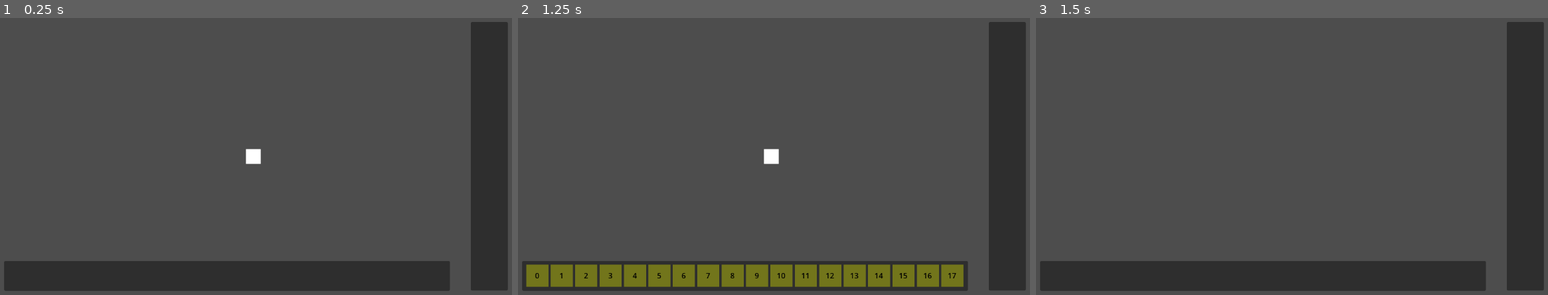
Above: before the commit, frames 1-3 (left to right).
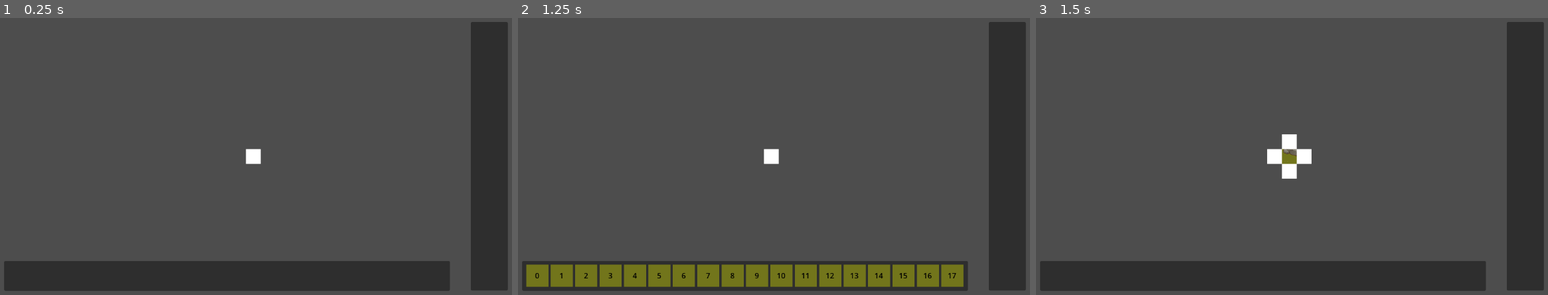
Above: after the commit, the same moments.

Repository: Sketh14/WaveFuncCollapse
Game: Godot game, scene res://Scenes/Main01.tscn
Same seed, same stepped clock (60 frames per second), same inputs: the game is played once before the commit and once after it.
Inputs (mouse positions are in pixels of both pictures, inside the frame that each line leads up to):
- Up to frame 1 (0.25 s): no input
- Up to frame 2 (1.25 s): tap Enter at 0.5 s; press the mouse at (768, 156) at 0.53 s
- Up to frame 3 (1.5 s): release the mouse at (1286, 156) at 1.25 s; click (1056, 275) at 1.27 s

Frames 1-2 are identical in both runs. In frame 3, 0.8% of the frame differs, in the area x 45-54%, y 41-59%.
Error before the commit: Invalid assignment of property or key 'visible' with value of type 'bool' on a base object of type 'PackedScene'. (res://Scripts/WaveFunctionCollapse.gd:121)

Commit message:
SuperTile Refactor | Bug Fix | Code Removal
- TileController
	(-) Comment _ready [This was the problem]

- SuperTileController
	(-) Removing index and using x,y co-ordinates

- TilePanelController
	(-) Removing index and using super tile itself

- WaveFunctionCollapse
	(-) Create a started Super Tile
	(-) Logic for creating SuperTile

Diff:
--- /dev/null
+++ b/Prefab/Tile/Big_Rock/test_tile_prefab.tscn
@@ -0,0 +1,36 @@
+[gd_scene load_steps=6 format=3 uid="uid://bws7t25k3hde4"]
+
+[ext_resource type="Script" path="res://Scripts/TileControls/TileController.gd" id="1_btpnd"]
+[ext_resource type="Texture2D" uid="uid://cr4vmeraqpd1d" path="res://Sprites/Environment/TX Tileset Grass.png" id="2_2kxox"]
+[ext_resource type="Texture2D" uid="uid://on7xocak68ox" path="res://Sprites/Environment/TX Props.png" id="3_ll7ye"]
+[ext_resource type="Script" path="res://Scripts/TileControls/TileSocket.gd" id="4_1t4ec"]
+[ext_resource type="Shape2D" uid="uid://cfglgyum6mooq" path="res://CollisionShapes/TileColShape2D.tres" id="5_dredw"]
+
+[node name="Test_TilePrefab" type="Node2D" node_paths=PackedStringArray("sprite2D", "fgSprite2D", "socketContainer")]
+script = ExtResource("1_btpnd")
+sprite2D = NodePath("TileSprite2")
+fgSprite2D = NodePath("TileSprite")
+socketContainer = NodePath("Socket")
+
+[node name="TileSprite2" type="Sprite2D" parent="."]
+texture = ExtResource("2_2kxox")
+region_enabled = true
+region_rect = Rect2(72, 52, 32, 32)
+
+[node name="TileSprite" type="Sprite2D" parent="."]
+texture = ExtResource("3_ll7ye")
+region_enabled = true
+region_rect = Rect2(0, 452, 32, 32)
+
+[node name="Socket" type="Node" parent="."]
+script = ExtResource("4_1t4ec")
+adjPosX = Array[int]([0])
+adjNegX = Array[int]([0])
+adjPosY = Array[int]([0])
+adjNegY = Array[int]([0])
+
+[node name="Area2D" type="Area2D" parent="."]
+visible = false
+
+[node name="CollisionShape2D" type="CollisionShape2D" parent="Area2D"]
+shape = ExtResource("5_dredw")
--- a/Scenes/Main01.tscn
+++ b/Scenes/Main01.tscn
@@ -1,17 +1,16 @@
-[gd_scene load_steps=46 format=3 uid="uid://b1njk8mndwsuk"]
+[gd_scene load_steps=45 format=3 uid="uid://b1njk8mndwsuk"]
 
 [ext_resource type="PackedScene" uid="uid://bui7nabcck66v" path="res://Prefab/SuperTile/SuperTilePrefab2_.tscn" id="1_6fv0g"]
 [ext_resource type="Script" path="res://Scripts/WaveFunctionCollapse.gd" id="1_427g2"]
 [ext_resource type="PackedScene" uid="uid://dmw85xn2ygshe" path="res://Prefab/Tile/Empty_TilePrefab.tscn" id="1_ng7v5"]
+[ext_resource type="Script" path="res://Scripts/Controllers/SuperTileController.gd" id="2_oahl4"]
 [ext_resource type="PackedScene" uid="uid://dja2gy701kmw7" path="res://Prefab/Tile/Big_Rock/BR_TilePrefab1.tscn" id="3_05jhd"]
-[ext_resource type="Script" path="res://Scripts/TileControls/TileController.gd" id="3_hupo5"]
-[ext_resource type="Texture2D" uid="uid://cr4vmeraqpd1d" path="res://Sprites/Environment/TX Tileset Grass.png" id="4_3ggvp"]
+[ext_resource type="PackedScene" uid="uid://bws7t25k3hde4" path="res://Prefab/Tile/Big_Rock/test_tile_prefab.tscn" id="3_e84ql"]
+[ext_resource type="Texture2D" uid="uid://ccyc8d6v8bn16" path="res://Sprites/UI/White_block.png" id="3_fijyv"]
+[ext_resource type="Shape2D" uid="uid://cfglgyum6mooq" path="res://CollisionShapes/TileColShape2D.tres" id="4_gfe8k"]
 [ext_resource type="PackedScene" uid="uid://b3cssyctexol5" path="res://Prefab/Tile/Big_Rock/BR_TilePrefab2.tscn" id="4_q2lxa"]
 [ext_resource type="PackedScene" uid="uid://c76exxauexome" path="res://Prefab/Tile/Big_Rock/BR_TilePrefab3.tscn" id="5_65i02"]
-[ext_resource type="Texture2D" uid="uid://on7xocak68ox" path="res://Sprites/Environment/TX Props.png" id="5_raebg"]
-[ext_resource type="Script" path="res://Scripts/TileControls/TileSocket.gd" id="6_3i3bp"]
 [ext_resource type="PackedScene" uid="uid://ctw05qim8p357" path="res://Prefab/Tile/Big_Rock/BR_TilePrefab4.tscn" id="6_536fc"]
-[ext_resource type="Shape2D" uid="uid://cfglgyum6mooq" path="res://CollisionShapes/TileColShape2D.tres" id="7_1dgu8"]
 [ext_resource type="PackedScene" uid="uid://dfqt8yugg5ie3" path="res://Prefab/Tile/Grass/Gr_TilePrefab1.tscn" id="7_djgam"]
 [ext_resource type="PackedScene" uid="uid://chq8pg5wb8i2e" path="res://Prefab/Tile/Grass/Gr_TilePrefab2.tscn" id="8_fegtx"]
 [ext_resource type="PackedScene" uid="uid://b1wbos7y1a7h0" path="res://Prefab/Tile/Grass/Gr_TilePrefab3.tscn" id="9_r7xw4"]
@@ -53,47 +52,28 @@
 [node name="TileHolder" type="Node" parent="."]
 
 [node name="TilePrefab" parent="TileHolder" instance=ExtResource("1_6fv0g")]
-visible = true
 
 [node name="TilePrefabsContainer" type="Node" parent="."]
 
-[node name="SuperTilePrefab2" parent="TilePrefabsContainer" instance=ExtResource("1_6fv0g")]
+[node name="SuperTilePrefab2" type="Node2D" parent="TilePrefabsContainer"]
+visible = false
+script = ExtResource("2_oahl4")
+
+[node name="Sprite2D" type="Sprite2D" parent="TilePrefabsContainer/SuperTilePrefab2"]
+scale = Vector2(0.25, 0.25)
+texture = ExtResource("3_fijyv")
+
+[node name="Area2D" type="Area2D" parent="TilePrefabsContainer/SuperTilePrefab2"]
+
+[node name="CollisionShape2D" type="CollisionShape2D" parent="TilePrefabsContainer/SuperTilePrefab2/Area2D"]
+shape = ExtResource("4_gfe8k")
 
 [node name="Empty_TilePrefab" parent="TilePrefabsContainer" instance=ExtResource("1_ng7v5")]
 visible = false
 
-[node name="Test_TilePrefab" type="Node2D" parent="TilePrefabsContainer" node_paths=PackedStringArray("sprite2D", "socketContainer")]
-visible = false
-script = ExtResource("3_hupo5")
-sprite2D = NodePath("../Big_Rock/BR_TilePrefab/TileSprite")
-socketContainer = NodePath("../Big_Rock/BR_TilePrefab/Socket")
-
-[node name="TileSprite2" type="Sprite2D" parent="TilePrefabsContainer/Test_TilePrefab"]
-texture = ExtResource("4_3ggvp")
-region_enabled = true
-region_rect = Rect2(72, 52, 32, 32)
-
-[node name="TileSprite" type="Sprite2D" parent="TilePrefabsContainer/Test_TilePrefab"]
-texture = ExtResource("5_raebg")
-region_enabled = true
-region_rect = Rect2(0, 452, 32, 32)
-
-[node name="Socket" type="Node" parent="TilePrefabsContainer/Test_TilePrefab"]
-script = ExtResource("6_3i3bp")
-posX = 46
-negX = 48
-posY = 47
-negY = 45
-adjPosX = Array[int]([60])
-adjNegX = Array[int]([54, 58, 62, 66, 2, 6, 10, 14, 18, 22, 26, 30, 34, 38, 42])
-adjPosY = Array[int]([49, 53, 1, 5, 9, 13, 17, 21, 25, 29, 33, 37, 41, 61])
-adjNegY = Array[int]([51])
-
-[node name="Area2D" type="Area2D" parent="TilePrefabsContainer/Test_TilePrefab"]
-visible = false
-
-[node name="CollisionShape2D" type="CollisionShape2D" parent="TilePrefabsContainer/Test_TilePrefab/Area2D"]
-shape = ExtResource("7_1dgu8")
+[node name="Test_TilePrefab" parent="TilePrefabsContainer" instance=ExtResource("3_e84ql")]
+visible = false
+position = Vector2(-59, -56)
 
 [node name="Big_Rock" type="Node" parent="TilePrefabsContainer"]
 
@@ -337,4 +317,4 @@
 anchor_right = 0.98
 anchor_bottom = 0.95
 
-[connection signal="input_event" from="TilePrefabsContainer/Test_TilePrefab/Area2D" to="TilePrefabsContainer/Test_TilePrefab/Socket" method="_on_area_2d_input_event" flags=18]
+[connection signal="input_event" from="TilePrefabsContainer/SuperTilePrefab2/Area2D" to="TilePrefabsContainer/SuperTilePrefab2" method="_on_area_2d_input_event" flags=18]
--- a/Scripts/Controllers/SuperTileController.gd
+++ b/Scripts/Controllers/SuperTileController.gd
@@ -1,6 +1,8 @@
 class_name SuperTileController extends Node
 
-@export var superTileIndex: int
+# @export var superTileIndex: int
+var superTileXCoOrd: int
+var superTileYCoOrd: int
 
 # @export var tilePanelControllerPath: String
 var tilePanelController = null
@@ -16,6 +18,6 @@
 
 func _on_area_2d_input_event(_viewport: Node, event: InputEvent, _shape_idx: int):
 	if (event is InputEventMouseButton && event.is_action_pressed("Clicked")):
-		tilePanelController.selectedSuperTileIndex = superTileIndex
+		# tilePanelController.selectedSuperTileIndex = superTileIndex
 		tilePanelController.set_tiles_in_panel_from_list(self)
-		print("Set Super Tile index : ", superTileIndex)
+		# print("Set Super Tile index : ", superTileIndex)
--- a/Scripts/Test/TileMapGenerator.gd
+++ b/Scripts/Test/TileMapGenerator.gd
@@ -8,7 +8,7 @@
 @export var gridDimension: Vector2
 @export var tileHolder: Node
 
-const tilePrefabPath = "res://Prefab/Tile/Grass/TilePrefab_2.tscn" # "res://Prefab/TilePrefab.tscn"
+const tilePrefabPath = "res://Prefab/Tile/Big_Rock/BR_TilePrefab1.tscn" # "res://Prefab/TilePrefab.tscn"
 var tilePrefab: PackedScene
 
 # Called when the node enters the scene tree for the first time.
--- a/Scripts/TileControls/TileController.gd
+++ b/Scripts/TileControls/TileController.gd
@@ -13,12 +13,14 @@
 
 @export var socketContainer: Node
 
+"""
 # Called when the node enters the scene tree for the first time.
 func _ready():
 	# socket = get_node("Socket").get_script()   #This does not work
 	# print("Name = %s" % socket.get_name())	#Does not work
 	# print("posX = %d"% socketContainer.posX)		#This works
-	sprite2D.visible = false
+	sprite2D.visible = false				#Fk this
+"""
 
 func SetTextureToTile(tex):
 	sprite2D.texture = tex
--- a/Scripts/UI/PlaceHolderTileController.gd
+++ b/Scripts/UI/PlaceHolderTileController.gd
@@ -18,5 +18,5 @@
 		print("Tile Panel Controller Not Found")
 
 func _on_button_pressed():
-	print("Button Pressed : ", tileIndex)
+	# print("Button Pressed : ", tileIndex)
 	tilePanelController.set_supertile_with_index(tileIndex)
--- a/Scripts/UI/TilePanelController.gd
+++ b/Scripts/UI/TilePanelController.gd
@@ -1,6 +1,6 @@
 class_name TilePanelController extends Node
 
-var selectedSuperTileIndex: int
+# var selectedSuperTileIndex: int
 var placeholderTileInde: int
 
 var tiles_grid_container
@@ -22,21 +22,23 @@
 # This is called from PlaceHolderTileController
 # When a Super Tile needs to be assigned a tile, then this function will be called
 func set_supertile_with_index(tile_index: int):
-	if (selectedSuperTileIndex == -1):
+	# if (selectedSuperTileIndex == -1):
+	if (selectedSuperTile == null):
 		return
 
-	var tempPosY = selectedSuperTileIndex / gridDimensionCache.y;
-	var tempPosX = selectedSuperTileIndex % gridDimensionCache.y;
-	debugPrint = "Set SuperTile[" + str(tempPosX) + "][" + str(tempPosY) + "] called with index :  " + str(tile_index)
+	# var tempPosY = selectedSuperTileIndex / gridDimensionCache.y;
+	# var tempPosX = selectedSuperTileIndex % gridDimensionCache.y;
+	# debugPrint = "Set SuperTile[" + str(tempPosX) + "][" + str(tempPosY) + "] called with index :  " + str(tile_index)
 	print(debugPrint)
-	_wave_function_handler.SetTile(tempPosX, tempPosY, tile_index)
+	_wave_function_handler.SetTile(selectedSuperTile.superTileXCoOrd, selectedSuperTile.superTileYCoOrd, tile_index)
 
 	# selectedSuperTile.get_child(1).process_mode = Node.PROCESS_MODE_DISABLED
 	# selectedSuperTile.visible = false
 	selectedSuperTile.queue_free()
 
 	#Reset once the selected superTile has been set
-	selectedSuperTileIndex = -1
+	# selectedSuperTileIndex = -1
+	selectedSuperTile = null
 	turn_all_tiles_off()
 
 #This is called from SuperTileController for now
@@ -46,7 +48,12 @@
 		return
 
 	selectedSuperTile = super_tile
-	var tilesInList = _wave_function_handler.tileMap[selectedSuperTileIndex].tilesAvailable
+	# var tempPosX = _wave_function_handler.gridDimension.x * selectedSuperTile.superTileXCoOrd;
+	# var tempPosY = selectedSuperTile.superTileYCoOrd;
+
+	var tempCoOrd = _wave_function_handler.gridDimension.x * selectedSuperTile.superTileXCoOrd + selectedSuperTile.superTileYCoOrd;
+	var tilesInList = _wave_function_handler.tileMap[tempCoOrd].tilesAvailable
+	# var tilesInList = _wave_function_handler.tileMap[selectedSuperTileIndex].tilesAvailable
 	for tileVal in tilesInList:
 		if (tileVal == -1): continue
 		tiles_grid_container.get_child(tileVal).visible = true
--- a/Scripts/WaveFunctionCollapse.gd
+++ b/Scripts/WaveFunctionCollapse.gd
@@ -22,7 +22,7 @@
 
 # We will access this map as a 1D array only with multiple rows and columns, each index depicting a tile
 # containing superposition tiles.
-# We will go Column first
+# We will go (Dimension * Row + Column)
 var tileMap: Array[SuperTileCell]
 
 #This will hold the adjacent list of the neighbous tile whose adjacency is to be checked
@@ -39,6 +39,9 @@
 
 # Called when the node enters the scene tree for the first time.
 func _ready():
+	# Create a starting tile
+	CreateSuperTile(0, 0)
+
 	FillTilesCache()
 	InitializeData()
 	# CheckForNeighbours(0, 0, -1)
@@ -53,12 +56,13 @@
 
 	#Testing 2
 	# SetTile(0, 0, 13)
-	PrintListOfTileWithCoOrd(0, 0)
+	# PrintListOfTileWithCoOrd(0, 0)
 
 """
 # Works as intended
 func CreateTestTile():
-	var tileToPlace = TestTile.duplicate()
+	# var tileToPlace = TestTile.duplicate()
+	var tileToPlace = load("res://Prefab/Tile/Big_Rock/test_tile_prefab.tscn").instantiate()
 	tileToPlace.visible = true
 	tileHolder.add_child(tileToPlace)
 	tileToPlace.position = Vector2(10, 10)
@@ -108,19 +112,24 @@
 
 ## Function to actually instantiate tile.
 ## This will not set the image of the tile.
-func CreateTile(tileIndexX: int) -> Node2D:
-	print("Generating Tile | Prefab Child Index : ", tileIndexX)
-	var tileToPlace = load(tilePrefabsLocationList[0])
-	# var fhgh = load("res://Prefab/Tile/Big_Rock/TilePrefab_12.tscn")
+func CreateTile(tileIndexX: int) -> Node:
+	# print("Generating Tile | Prefab Child Index : ", tileIndexX, " | Path : ", tilePrefabsLocationList[tileIndexX])
+	var tileToPlace = load(tilePrefabsLocationList[tileIndexX]).instantiate()
 
 	# This does not duplicate the Node properly if children are present
 	# Also, we are duplicating scene, not existing Node
 	# var tileToPlace = tilePrefabsList[tileIndexX].duplicate()
 
-
 	tileToPlace.visible = true
 	tileHolder.add_child(tileToPlace)
 	return tileToPlace
+
+func CreateSuperTile(tileCoOrdX: int, tileCoOrdY: int):
+	var superTile = superTilePrefab.duplicate()
+	superTile.visible = true
+	var position = Vector2(tileCoOrdX, tileCoOrdY)
+	superTile.position = position
+	tileHolder.add_child(superTile)
 
 """
 func CreateSuperTile(tileCoOrdX, tileCoOrdY):
@@ -141,7 +150,7 @@
 	tileMap[index1D].collapsed = true
 
 	# Create SuperTiles in each possible direction
-	"""
+	# """
 	var superTile
 	var tilePosXMult = 0
 	var tilePosYMult = 1
@@ -152,12 +161,12 @@
 			var position = Vector2(32.0 * (coOrdX + (1 * tilePosXMult)), 32.0 * (coOrdY + (1 * tilePosYMult)))
 			superTile.position = position
 			# print("Instantiating at Position : ", position)
-			# tileHolder.add_child(superTile)
+			tileHolder.add_child(superTile)
 			tilePosYMult = tilePosYMult * -1
 			tilePosXMult = tilePosXMult * -1
 		tilePosYMult = 0
 		tilePosXMult = 1
-	"""
+	# """
 
 	var createdTile = CreateTile(valToSet)
 	createdTile.position = Vector2(32.0 * coOrdX, 32.0 * coOrdY) # Tiles size is 64 x 64
Not shown, changed: Logs.txt
